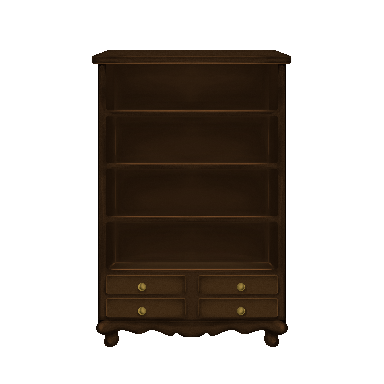
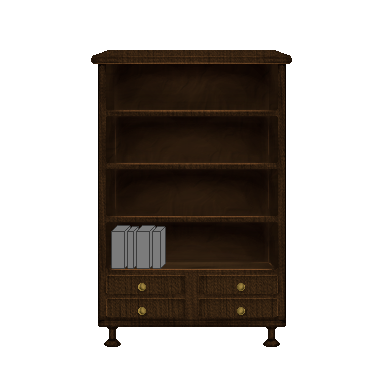
The second 384px x 384px image is a revision of the first. Changes to its layers:
added layer "Layer 4" above "Layer 3 copy" over [152, 226, 166, 269]
added layer "Layer 3 copy" above "Layer 3 copy 2" over [136, 225, 156, 270]
added layer "Layer 3 copy 2" above "Layer 3" over [127, 226, 139, 270]
added layer "Layer 3" above "Taso 13" over [111, 225, 131, 270]
added layer "Layer 1 copy 3" (multiply) above "Layer 1 copy 2" over [92, 55, 292, 113]
added layer "Layer 1 copy 2" (multiply) above "Layer 1 copy" over [99, 108, 286, 166]
added layer "Layer 1 copy" (multiply) above "Layer 1" over [98, 161, 286, 219]
added layer "Layer 1" (multiply) above "Taso 11 kopio" over [98, 215, 286, 273]
painted on "Taso 4 kopio 3" over [106, 64, 278, 269]
painted on "Taso 3 kopio" over [106, 275, 278, 317]
painted on "Taso 12" over [98, 319, 285, 344]
painted on "Taso 10" over [96, 313, 288, 347]
painted on "Taso 1" over [91, 50, 292, 347]
